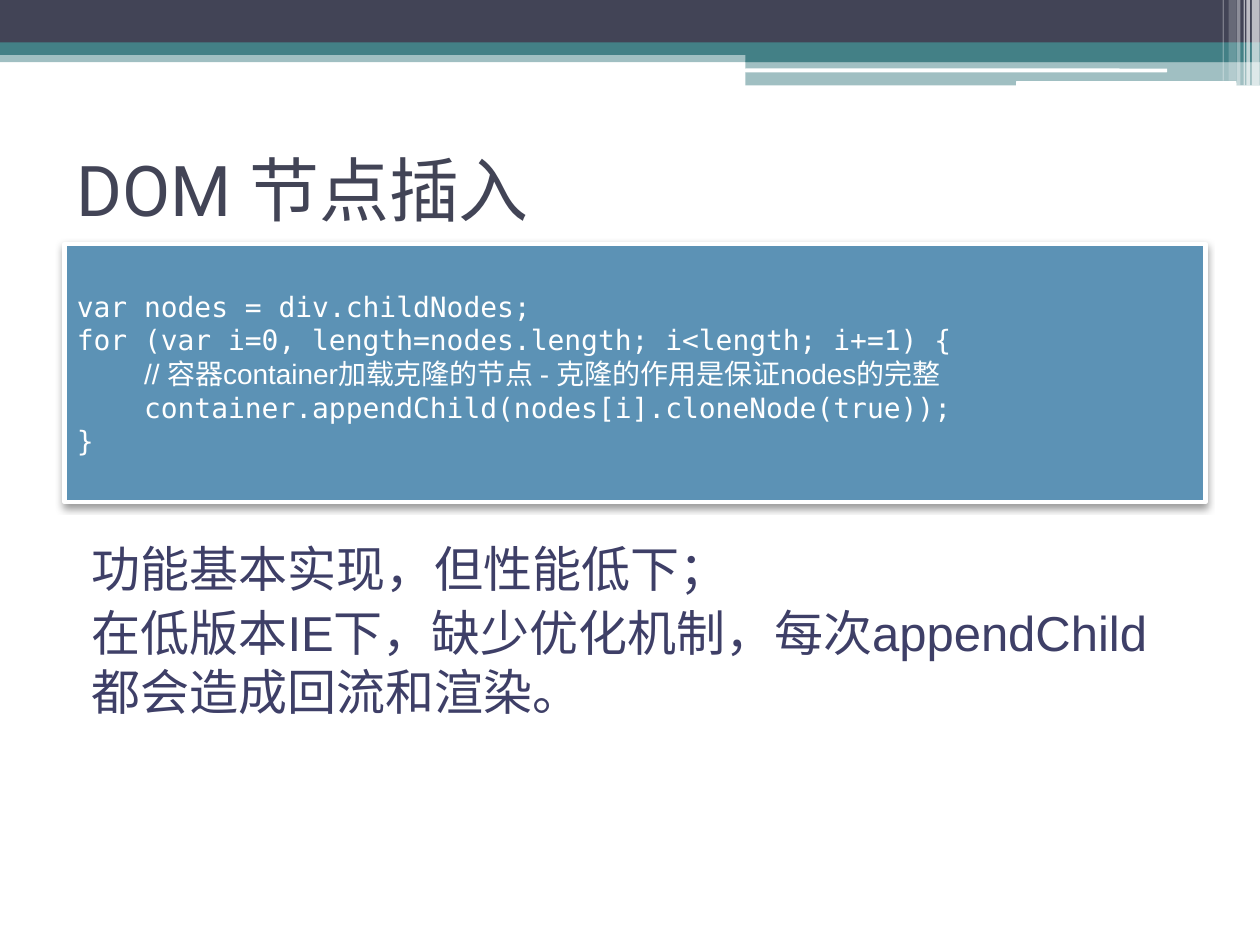
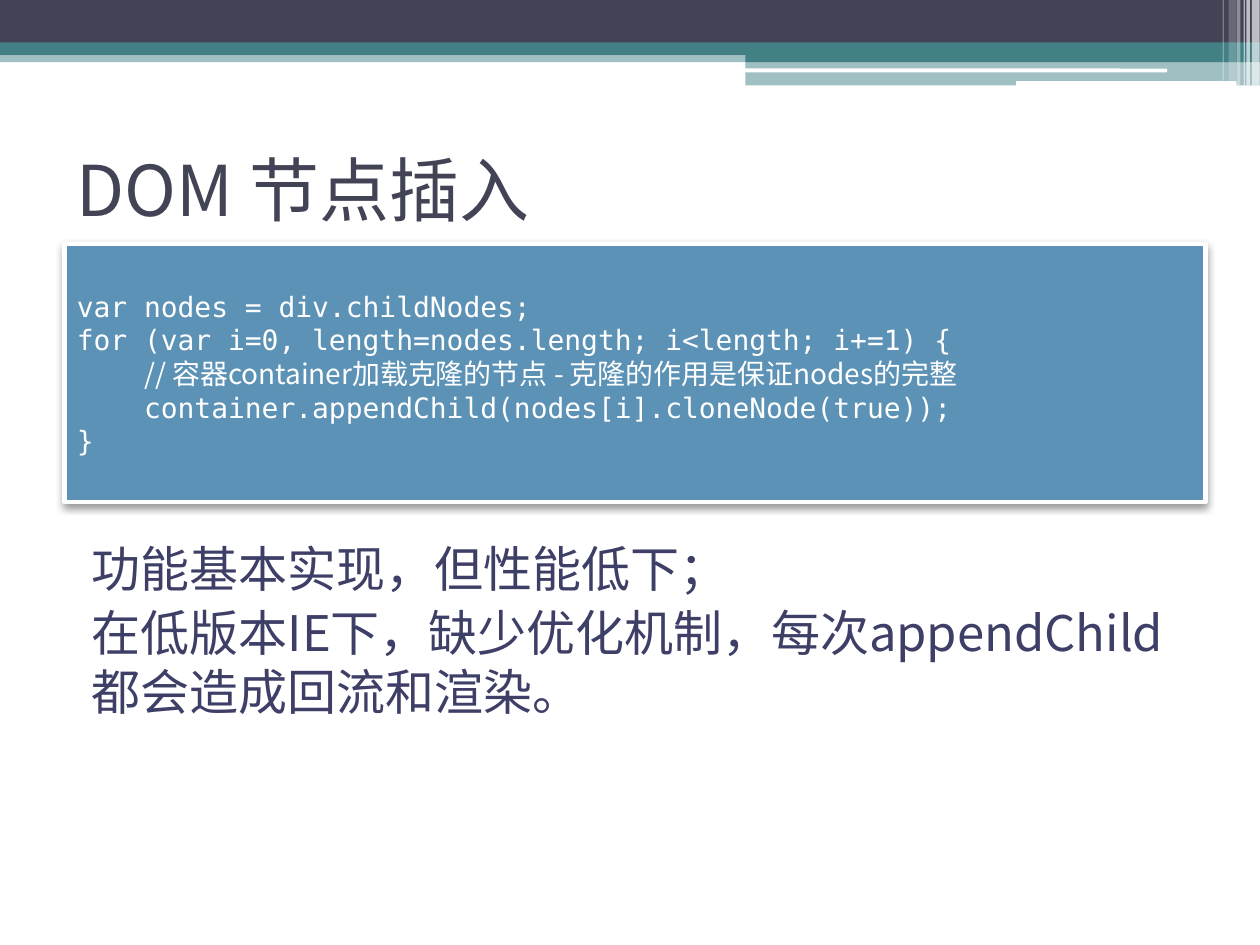
Before and after one commit to sophiazzw/Front_Library, a slide deck: slide 8 of manipulation.pptx (slide 3 before the commit). Drawn at 1260x945 pixels with LibreOffice and Linux fonts; fonts in the diff are those of the drawing. Boxes give left, top, right and bottom in pixels: in the first picture for what was removed or moved away, otherwise in the second. Text is boxed around its words. In the diff, an @@ line names an element or a change of style, - is before the commit and + after.

```diff
--- a/manipulation.pptx
+++ b/manipulation.pptx
@@ title "DOM 节点插入" at (77, 157, 529, 222): font Roboto to Noto Sans CJK SC @@
@@ text in rectangle at (172, 360, 957, 387): font Arial to Noto Sans CJK SC in "// 容器container加载克隆的节点 - 克隆的作用是保证nodes的完整" @@
@@ text "功能基本实现，但性能低下；" at (92, 545, 1163, 714): font Arial to Noto Sans CJK SC; font Cambria to Noto Sans CJK SC in "在低版本IE下，缺少优化机制，每次appendChild都会造成回流和渲染。" @@
```
Also in this commit, not shown: 2 other slides changed, 5 slides added, 6 other files.
